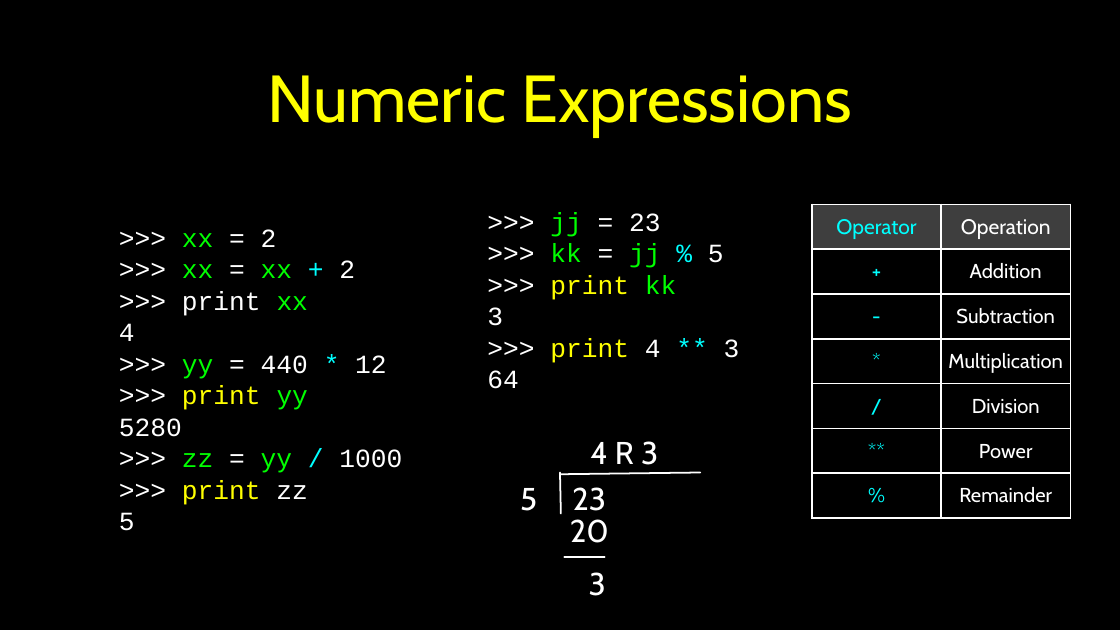
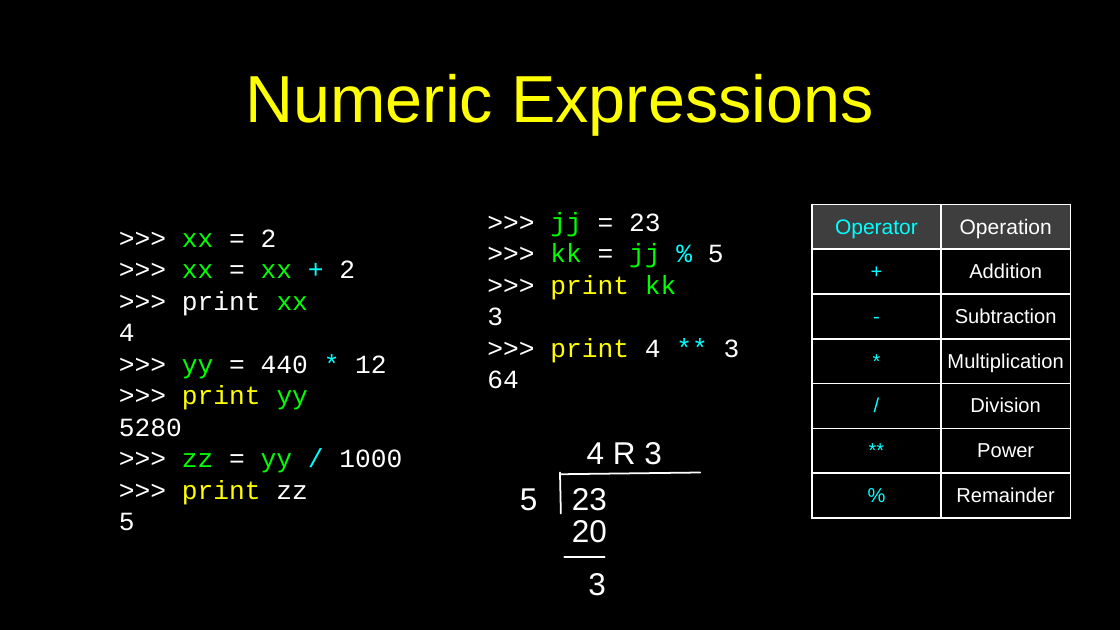
Before and after one commit to csev/py4e, a slide deck: slide 12 of lectures3/Pythonlearn-02-Expressions.pptx. Drawn at 1120x630 pixels with LibreOffice and Linux fonts; fonts in the diff are those of the drawing. Boxes give left, top, right and bottom in pixels: in the first picture for what was removed or moved away, otherwise in the second. Text is boxed around its words. In the diff, an @@ line names an element or a change of style, - is before the commit and + after.

Commit message:
CHange default font to Arial

```diff
--- a/lectures3/Pythonlearn-02-Expressions.pptx
+++ b/lectures3/Pythonlearn-02-Expressions.pptx
@@ font Cabin to Arial in 6 elements at [520,488,538,511], [572,488,607,511], [587,442,662,465], [572,520,607,543], [588,573,606,596], [246,73,873,134] @@
@@ table at [812,204,1070,518] @@
@@ font Cabin to Arial @@
```
Also in this commit, not shown: 32 other slides changed, 13 other files.
